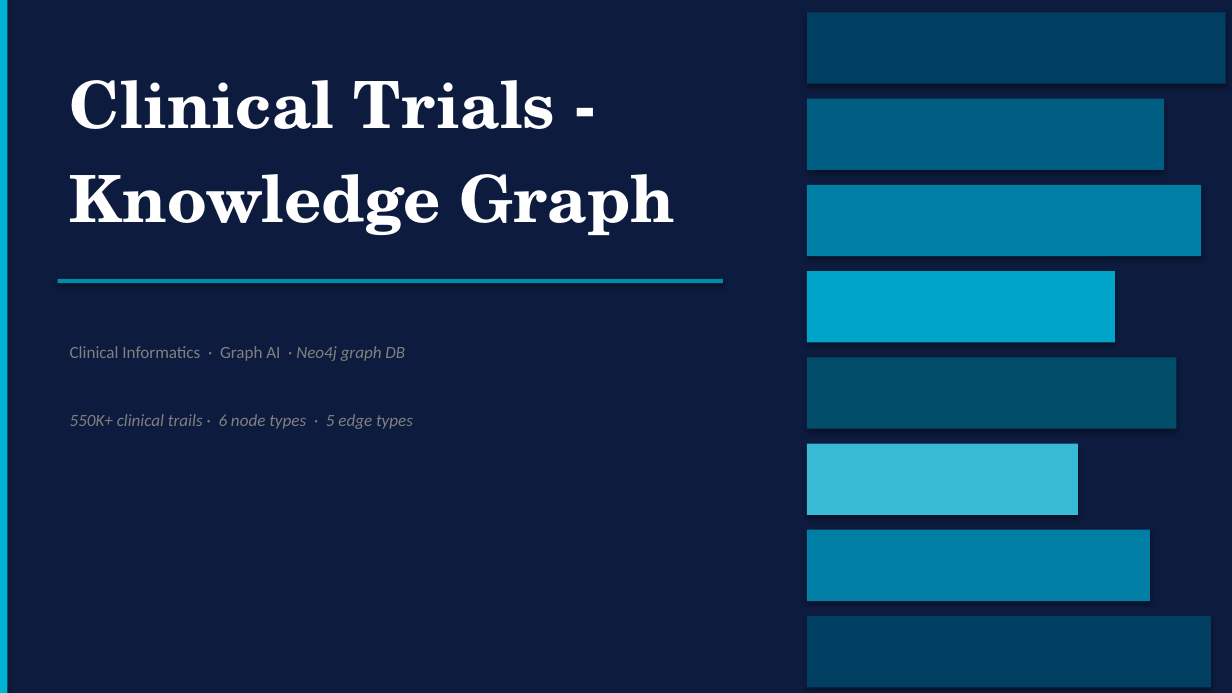
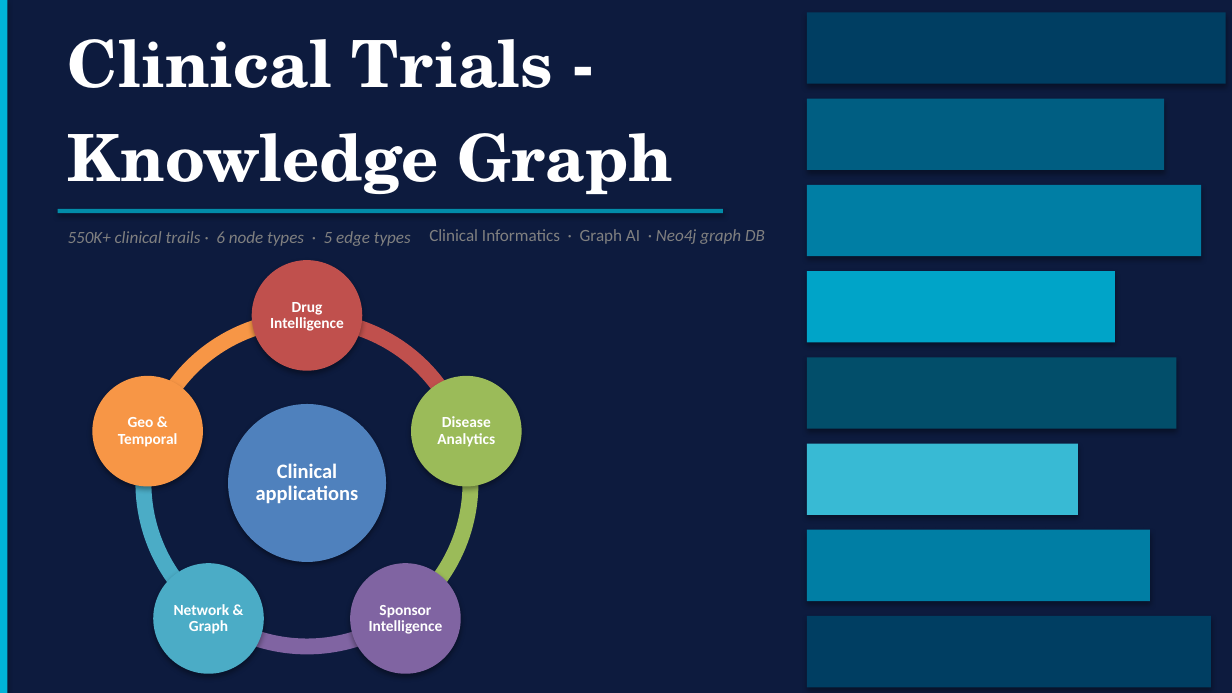
Before and after one commit to SHASANKsp/ClinicalTrails_application, a slide deck: slide 1 of ClinicalTrials_KG_LinkedIn_v2.pptx. Drawn at 1232x693 pixels with LibreOffice and Linux fonts; fonts in the diff are those of the drawing. Boxes give left, top, right and bottom in pixels: in the first picture for what was removed or moved away, otherwise in the second. Text is boxed around its words. In the diff, an @@ line names an element or a change of style, - is before the commit and + after.

```diff
--- a/ClinicalTrials_KG_LinkedIn_v2.pptx
+++ b/ClinicalTrials_KG_LinkedIn_v2.pptx
@@ text "Clinical Trials -": place and size @@
-text "Clinical Trials -" at box(70, 80, 555, 129)
+text "Clinical Trials -" at box(68, 39, 553, 88)
@@ text "Knowledge Graph": place and size @@
-text "Knowledge Graph" at box(70, 174, 675, 235)
+text "Knowledge Graph" at box(68, 133, 673, 194)
@@ rectangle: place and size @@
-rectangle at box(58, 278, 723, 283)
+rectangle at box(58, 209, 723, 214)
@@ text "550K+ clinical trails · 6 ...": place and size @@
-text "550K+ clinical trails · 6 ..." at box(70, 414, 413, 429)
+text "550K+ clinical trails · 6 ..." at box(68, 231, 411, 246)
@@ text "Clinical Informatics · Graph AI ...": place and size @@
-text "Clinical Informatics · Graph AI ..." at box(70, 346, 405, 361)
+text "Clinical Informatics · Graph AI ..." at box(429, 229, 765, 244)
@@ group added at box(92, 260, 522, 674): 6 ellipses, 6 texts, 5 arch (boxed as its full ring)s @@
+Clinical applications
+Drug Intelligence
+Disease Analytics
+Sponsor Intelligence
+Network & Graph
+Geo & Temporal
```
Also in this commit, not shown: 5 other slides changed, 5 slides added, 2 slides removed, 1 other file.
